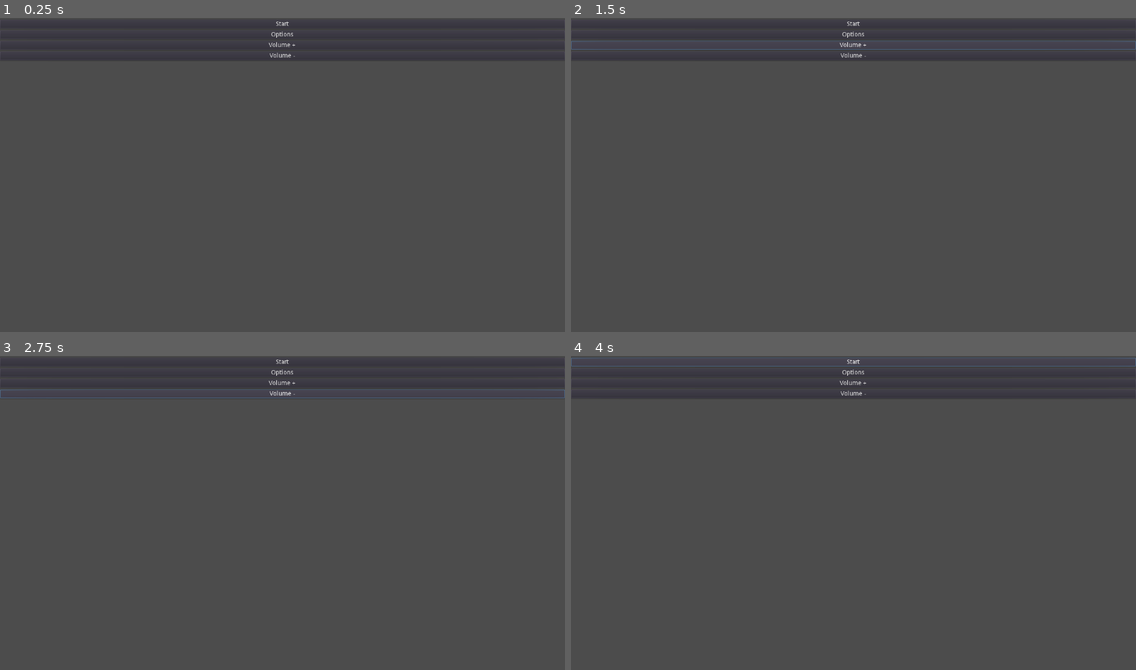
Above: before the commit, frames 1-4 (two rows, left to right).
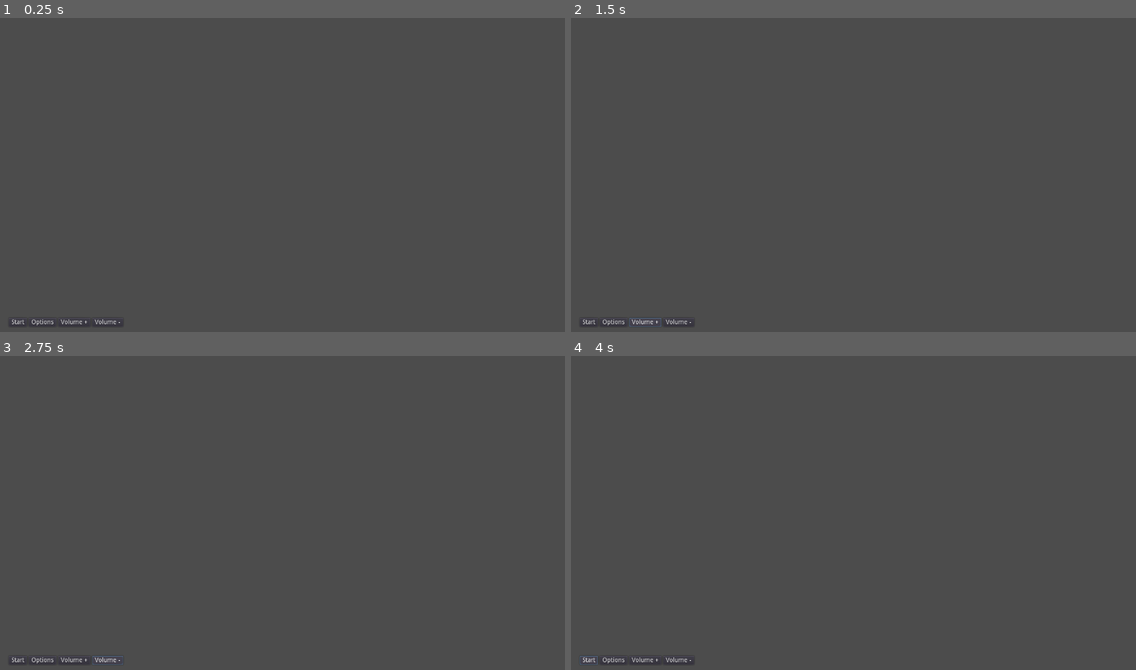
Above: after the commit, the same moments.

Repository: alpacanumerals/LD50-prototype
Game: Godot game, scene res://TitleScreen.tscn
The game is run twice, just before and just after one commit, with the same random seed, the same clock (stepped at 60 frames per second) and the same inputs.
Inputs:
- Up to frame 1 (0.25 s): no input
- Up to frame 2 (1.5 s): click "Options" at 0.5 s; click "Volume +" at 1.25 s
- Up to frame 3 (2.75 s): click "Volume -" at 2 s
- Up to frame 4 (4 s): click "Start" at 2.75 s; click "Start" at 3.5 s

The runs differ from the first frame. In frame 1, 1.0% of the frame differs, in the area x 1-96%, y 1-99%; in frame 2, 1.1%, in the area x 0-100%, y 1-99%; in frame 3, 1.1%; in frame 4, 1.1%.

Commit message:
Update TitleScreen.tscn

Diff:
--- a/TitleScreen.tscn
+++ b/TitleScreen.tscn
@@ -6,46 +6,64 @@
 [node name="MarginContainer" type="MarginContainer"]
 anchor_right = 1.0
 anchor_bottom = 1.0
+margin_left = 20.0
+margin_top = 20.0
+margin_right = -20.0
+margin_bottom = -20.0
 script = ExtResource( 1 )
 __meta__ = {
 "_edit_use_anchors_": false
 }
 
 [node name="VBoxContainer" type="VBoxContainer" parent="."]
-margin_right = 1024.0
-margin_bottom = 600.0
+margin_right = 1240.0
+margin_bottom = 680.0
 
 [node name="Label" type="Label" parent="VBoxContainer"]
-margin_right = 1024.0
+margin_right = 1240.0
 margin_bottom = 67.0
 custom_fonts/font = ExtResource( 2 )
 text = "LD50"
 align = 1
 valign = 1
 
-[node name="StartButton" type="Button" parent="VBoxContainer"]
+[node name="TextureRect" type="TextureRect" parent="VBoxContainer"]
 margin_top = 71.0
-margin_right = 1024.0
-margin_bottom = 91.0
+margin_right = 1240.0
+margin_bottom = 656.0
+size_flags_horizontal = 3
+size_flags_vertical = 3
+
+[node name="HBoxContainer" type="HBoxContainer" parent="VBoxContainer"]
+margin_top = 660.0
+margin_right = 1240.0
+margin_bottom = 680.0
+__meta__ = {
+"_edit_use_anchors_": false
+}
+
+[node name="StartButton" type="Button" parent="VBoxContainer/HBoxContainer"]
+margin_right = 41.0
+margin_bottom = 20.0
 text = "Start"
 
-[node name="OptionsButton" type="Button" parent="VBoxContainer"]
-margin_top = 95.0
-margin_right = 1024.0
-margin_bottom = 115.0
+[node name="OptionsButton" type="Button" parent="VBoxContainer/HBoxContainer"]
+margin_left = 45.0
+margin_right = 108.0
+margin_bottom = 20.0
 text = "Options"
 
-[node name="VolumeUp" type="Button" parent="VBoxContainer"]
-margin_top = 119.0
-margin_right = 1024.0
-margin_bottom = 139.0
+[node name="VolumeUp" type="Button" parent="VBoxContainer/HBoxContainer"]
+margin_left = 112.0
+margin_right = 185.0
+margin_bottom = 20.0
 text = "Volume +"
 
-[node name="VolumeDown" type="Button" parent="VBoxContainer"]
-margin_top = 143.0
-margin_right = 1024.0
-margin_bottom = 163.0
+[node name="VolumeDown" type="Button" parent="VBoxContainer/HBoxContainer"]
+margin_left = 189.0
+margin_right = 259.0
+margin_bottom = 20.0
 text = "Volume -"
 
-[connection signal="pressed" from="VBoxContainer/VolumeUp" to="." method="_on_VolumeUp_pressed"]
-[connection signal="pressed" from="VBoxContainer/VolumeDown" to="." method="_on_VolumeDown_pressed"]
+[connection signal="pressed" from="VBoxContainer/HBoxContainer/VolumeUp" to="." method="_on_VolumeUp_pressed"]
+[connection signal="pressed" from="VBoxContainer/HBoxContainer/VolumeDown" to="." method="_on_VolumeDown_pressed"]
